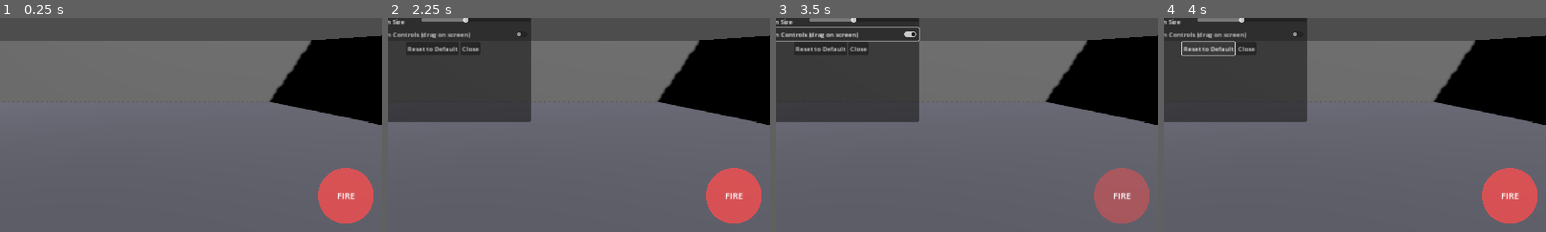
Above: before the commit, frames 1-4 (left to right).
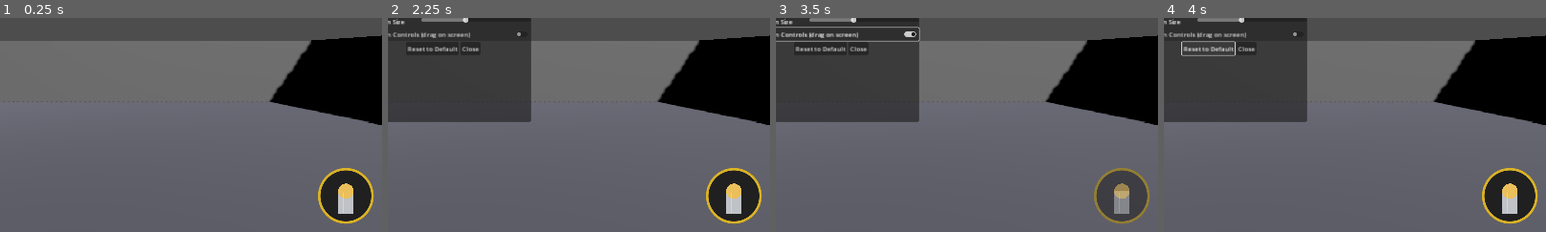
Above: after the commit, the same moments.

Repository: NotKT/Shooter-K
Game: Godot game, scene res://scenes/Arena.tscn
The game is run twice, just before and just after one commit, with the same random seed, the same clock (stepped at 60 frames per second) and the same inputs.
Inputs:
- Up to frame 1 (0.25 s): no input
- Up to frame 2 (2.25 s): click "⚙" at 0.5 s; click "⚙" at 1.25 s; click "⚙" at 2 s
- Up to frame 3 (3.5 s): click "Reposition Controls (drag on …" at 2.75 s
- Up to frame 4 (4 s): click "Reset to Default" at 3.5 s
The pictures show only the part of the screen within x 43-93%, y 41-90%; the shares and areas given below are measured in that part.

The runs differ from the first frame. In frame 1, 3.0% of the frame differs, in the area x 83-98%, y 70-97%; in frame 2, 3.0%; in frame 3, 3.0%; in frame 4, 3.0%.

Commit message:
Update FireButton.gd

Diff:
--- a/Shooter-K/scripts/FireButton.gd
+++ b/Shooter-K/scripts/FireButton.gd
@@ -1,6 +1,7 @@
 extends Control
 
-# Circular fire button. Tap to shoot. Size/position driven by HUDSettings.
+# Circular fire button styled like a bullet icon: gold ring + bullet shape.
+# Tap to shoot. Size/position driven by HUDSettings.
 # When HUDSettings.edit_mode is on, dragging it repositions it instead.
 
 var base_radius: float = 70.0
@@ -28,9 +29,43 @@
 	position = HUDSettings.fire_button_pos * viewport_size - size / 2.0
 
 func _draw() -> void:
-	var col: Color = Color(1, 0.3, 0.3, 0.45) if HUDSettings.edit_mode else Color(1, 0.3, 0.3, 0.75)
-	draw_circle(size / 2.0, base_radius, col)
-	draw_string(ThemeDB.fallback_font, size / 2.0 + Vector2(-22, 8), "FIRE", HORIZONTAL_ALIGNMENT_CENTER, -1, 22)
+	var c: Vector2 = size / 2.0
+	var edit_dim: float = 0.55 if HUDSettings.edit_mode else 1.0
+
+	# Dark background disc
+	draw_circle(c, base_radius, Color(0.08, 0.08, 0.08, 0.85 * edit_dim))
+
+	# Gold outer ring
+	var gold: Color = Color(0.85, 0.7, 0.15, edit_dim)
+	draw_arc(c, base_radius - 3.0, 0, TAU, 64, gold, 5.0, true)
+
+	# Bullet shape: rounded tip (circle) + body (rounded rect) pointing up-right,
+	# drawn simply as a capsule-like shape using a rect + circle.
+	var bullet_len: float = base_radius * 1.1
+	var bullet_width: float = base_radius * 0.55
+	var casing_color: Color = Color(0.75, 0.76, 0.78, edit_dim)
+	var tip_color: Color = Color(0.92, 0.75, 0.35, edit_dim)
+
+	# Casing (body) - a rectangle centered, slightly below center
+	var body_rect := Rect2(
+		c.x - bullet_width / 2.0,
+		c.y - bullet_len * 0.15,
+		bullet_width,
+		bullet_len * 0.75
+	)
+	draw_rect(body_rect, casing_color)
+
+	# Tip (rounded) - a circle at the top of the casing
+	var tip_center := Vector2(c.x, body_rect.position.y)
+	draw_circle(tip_center, bullet_width / 2.0, tip_color)
+
+	# Small highlight line on the casing for a metallic look
+	draw_line(
+		Vector2(c.x - bullet_width * 0.15, body_rect.position.y + 4.0),
+		Vector2(c.x - bullet_width * 0.15, body_rect.position.y + body_rect.size.y - 4.0),
+		Color(1, 1, 1, 0.3 * edit_dim),
+		2.0
+	)
 
 func _gui_input(event: InputEvent) -> void:
 	if HUDSettings.edit_mode:
